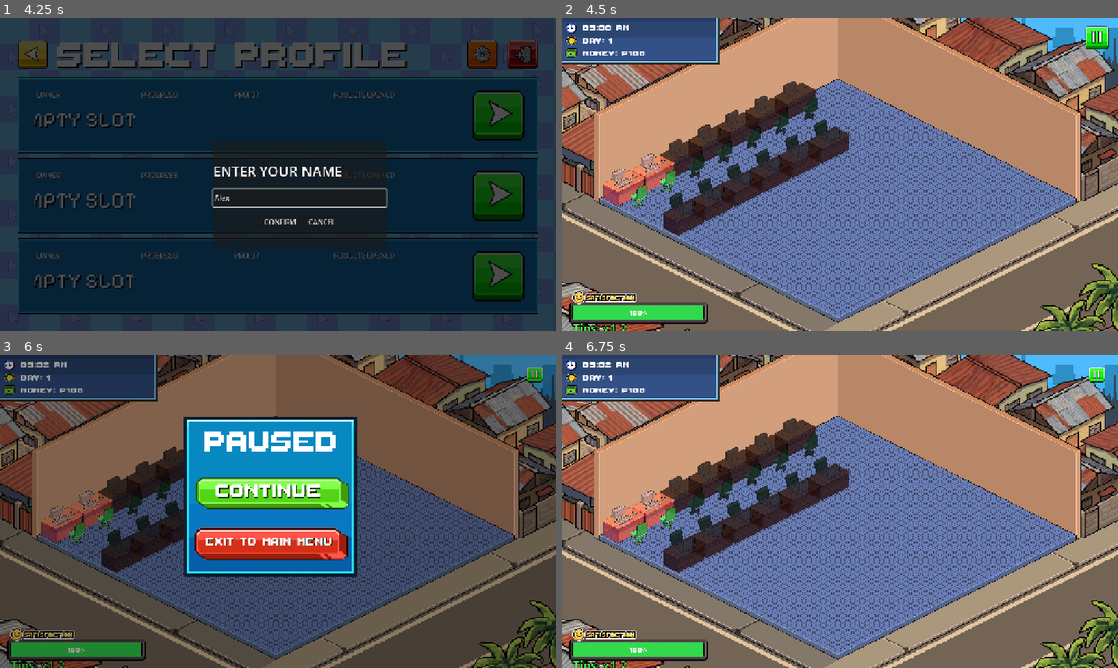
Above: before the commit, frames 1-4 (two rows, left to right).
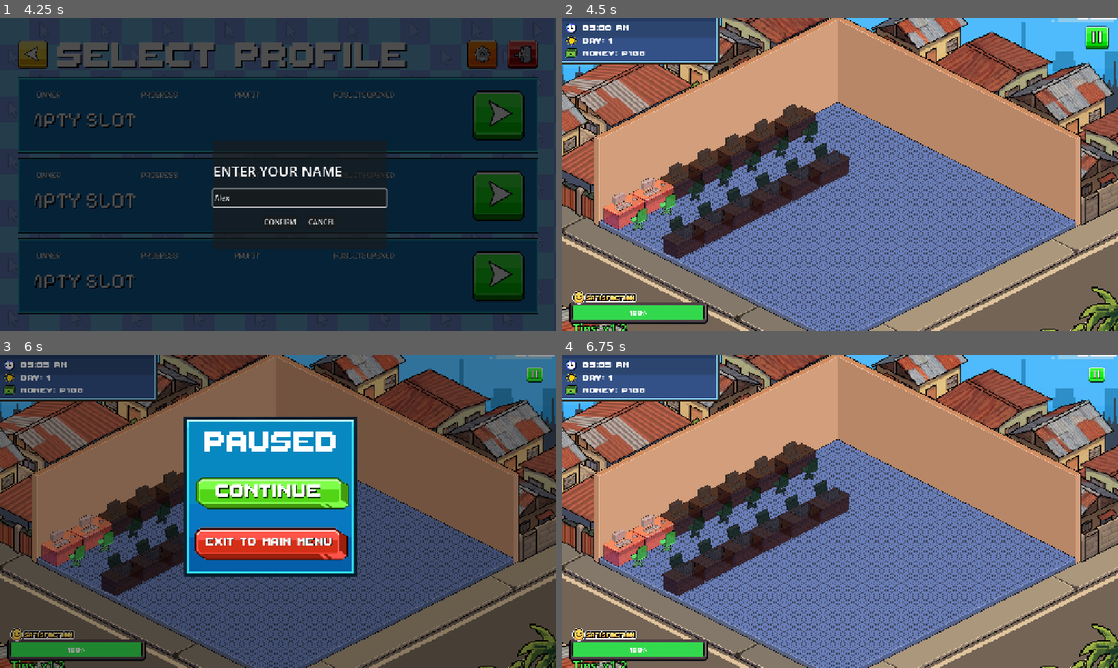
Above: after the commit, the same moments.

Repository: vinnyy-ph/gvd-project-overclocked
Game: Godot game, scene res://ui/main_menu_v2/MainMenuV2.tscn
Two runs of this game, one before a commit and one after it. Both use one fixed random seed, a clock stepped at 60 frames per second and the inputs below. Sound files missing from this copy of the repository are replaced by a short silence.
Inputs (mouse positions are in pixels of both pictures, inside the frame that each line leads up to):
- Up to frame 1 (4.25 s): click (450, 105) at 0.5 s; click (278, 115) at 1.25 s; click (300, 199) at 2.02 s; type "Alex" at 2.1 s; click (278, 196) at 2.75 s; click (278, 274) at 3.5 s
- Up to frame 2 (4.5 s): click "CONFIRM" at 4.25 s
- Up to frame 3 (6 s): click (88, 511) at 5.02 s; click (533, 373) at 5.75 s
- Up to frame 4 (6.75 s): click (834, 492) at 6.5 s

Frame 1 is identical in both runs. In frame 2, 55% of the frame differs, in the area x 0-100%, y 0-100%; in frame 3, 41%; in frame 4, 55%.

Commit message:
Add day/night background cycle and assets
Introduce a day/night background system using four new textures and their import settings, and wire it into the shop floor scene.

- Added assets: assets/images/shop_floor_bg/2.png, 3.png, 4.png (+ .import files).
- shop_floor_scrollable.gd: preload bg textures, expose Day_NightEnvironment and Day_NightEnvironment_Next nodes, implement _update_day_night_cycle() called from _process() to blend between textures based on game time, and adjust min_zoom from 0.30 to 0.35.
- shop_floor_scrollable.tscn: rename the main TextureRect to Day_NightEnvironment, adjust offsets/positions, and add Day_NightEnvironment_Next node for smooth transitions.
- game_manager.gd: update minutes_per_tick from 8 to 9 to match a 9-hour day mapping.

These changes implement a smooth time-based background transition (mapped from 9 AM to 6 PM) and include the required scene/node updates and assets.

Diff:
--- a/core/autoloads/game_manager/game_manager.gd
+++ b/core/autoloads/game_manager/game_manager.gd
@@ -126,7 +126,7 @@
 	var elapsed_ticks = total_ticks - time_left
 
 	var start_hour = 9 # 9 AM
-	var minutes_per_tick = 8 # 8 hours (480 mins) / 60 ticks = 8 mins/tick
+	var minutes_per_tick = 9 # 9 hours (540 mins) / 60 ticks = 9 mins/tick
 
 	var total_minutes = elapsed_ticks * minutes_per_tick
 	var current_hour = start_hour + (total_minutes / 60)
--- a/core/shop_floor/shop_floor_scrollable.gd
+++ b/core/shop_floor/shop_floor_scrollable.gd
@@ -7,8 +7,18 @@
 @onready var time_label = $CanvasLayer/HUD/TimeLabel
 @onready var multiplier_label = $CanvasLayer/HUD/MultiplierLabel
 
+@onready var day_night_bg = $World/Day_NightEnvironment
+@onready var day_night_bg_next = $World/Day_NightEnvironment_Next
+
+var bg_textures = [
+	preload("res://assets/images/shop_floor_bg/1.png"),
+	preload("res://assets/images/shop_floor_bg/2.png"),
+	preload("res://assets/images/shop_floor_bg/3.png"),
+	preload("res://assets/images/shop_floor_bg/4.png")
+]
+
 @export var every_pc_unlocked: bool = false
-@export var min_zoom: float = 0.3
+@export var min_zoom: float = 0.35
 @export var max_zoom: float = 1.5
 
 @onready var issue_buttons: Array = []
@@ -294,6 +304,7 @@
 # --- ANIMATION LOGIC ---
 
 func _process(delta):
+	_update_day_night_cycle(delta)
 	float_time += delta
 	for i in range(issue_buttons.size()):
 		var btn = issue_buttons[i]
@@ -500,6 +511,45 @@
 		move_dir = move_dir.normalized()
 		camera.position += move_dir * scroll_speed * delta
 		clamp_camera()
+
+func _update_day_night_cycle(_delta):
+	if not day_night_bg or not day_night_bg_next: return
+
+	var total_ticks = 60.0
+	var elapsed_ticks = (total_ticks - GameManager.time_left) + (1.0 - $DayTimer.time_left)
+	var progress = clamp(elapsed_ticks / total_ticks, 0.0, 1.0)
+
+	# Mapping 9 AM to 6 PM (9 hours)
+	var elapsed_hours = progress * 9.0
+
+	# Texture mapping thresholds (hours from 9 AM):
+	# 9 AM: T1 (0h)
+	# 3 PM: T2 (6h) - T1 to T2 takes 6 hours
+	# 4 PM: T3 (7h) - T2 to T3 takes 1 hour (Smooth transition)
+	# 6 PM: T4 (9h) - T3 to T4 takes 2 hours
+	var thresholds = [0.0, 6.0, 7.0, 9.0]
+
+	var idx1 = 0
+	var idx2 = 0
+	var lerp_factor = 0.0
+
+	for i in range(thresholds.size() - 1):
+		if elapsed_hours >= thresholds[i] and elapsed_hours <= thresholds[i+1]:
+			idx1 = i
+			idx2 = min(i + 1, bg_textures.size() - 1)
+			var segment_range = thresholds[i+1] - thresholds[i]
+			if segment_range > 0:
+				lerp_factor = (elapsed_hours - thresholds[i]) / segment_range
+			break
+
+	day_night_bg.texture = bg_textures[idx1]
+	if idx1 != idx2:
+		day_night_bg_next.visible = true
+		day_night_bg_next.texture = bg_textures[idx2]
+		day_night_bg_next.modulate.a = lerp_factor
+	else:
+		day_night_bg_next.modulate.a = 0.0
+		day_night_bg_next.visible = false
 
 func handle_drag_and_zoom(event):
 	if is_customer_dragging: return
--- a/core/shop_floor/shop_floor_scrollable.tscn
+++ b/core/shop_floor/shop_floor_scrollable.tscn
@@ -75,15 +75,15 @@
 
 [node name="World" type="Node2D" parent="." unique_id=495853787]
 
-[node name="TextureRect" type="TextureRect" parent="World" unique_id=1934917274]
+[node name="Day_NightEnvironment" type="TextureRect" parent="World" unique_id=1934917274]
 z_index = 1
 anchors_preset = 15
 anchor_right = 1.0
 anchor_bottom = 1.0
 offset_left = -319.0
-offset_top = -443.0
+offset_top = -335.0
 offset_right = 3364.0
-offset_bottom = 1628.6875
+offset_bottom = 1736.6875
 grow_horizontal = 2
 grow_vertical = 2
 texture = ExtResource("2_kbbo8")
@@ -91,7 +91,7 @@
 
 [node name="Background" type="Node2D" parent="World" unique_id=142257243]
 z_index = 2
-position = Vector2(1532, 704)
+position = Vector2(1532, 812)
 scale = Vector2(0.7, 0.7)
 
 [node name="Sprite2D" type="Sprite2D" parent="World/Background" unique_id=1643221891]
@@ -569,6 +569,20 @@
 scale = Vector2(0.6091899, 0.6091899)
 texture = ExtResource("10_jajnr")
 script = ExtResource("11_f7hrx")
+
+[node name="Day_NightEnvironment_Next" type="TextureRect" parent="World" unique_id=46992464]
+modulate = Color(1, 1, 1, 0)
+z_index = 1
+anchors_preset = 15
+anchor_right = 1.0
+anchor_bottom = 1.0
+offset_left = -319.0
+offset_top = -335.0
+offset_right = 3364.0
+offset_bottom = 1736.6875
+grow_horizontal = 2
+grow_vertical = 2
+expand_mode = 1
 
 [node name="MainCamera" type="Camera2D" parent="." unique_id=743193101]
 z_index = 155
Binary file added: assets/images/shop_floor_bg/2.png
Not shown, added: assets/images/shop_floor_bg/2.png.import
Binary file added: assets/images/shop_floor_bg/3.png
Not shown, added: assets/images/shop_floor_bg/3.png.import
Binary file added: assets/images/shop_floor_bg/4.png
Not shown, added: assets/images/shop_floor_bg/4.png.import
